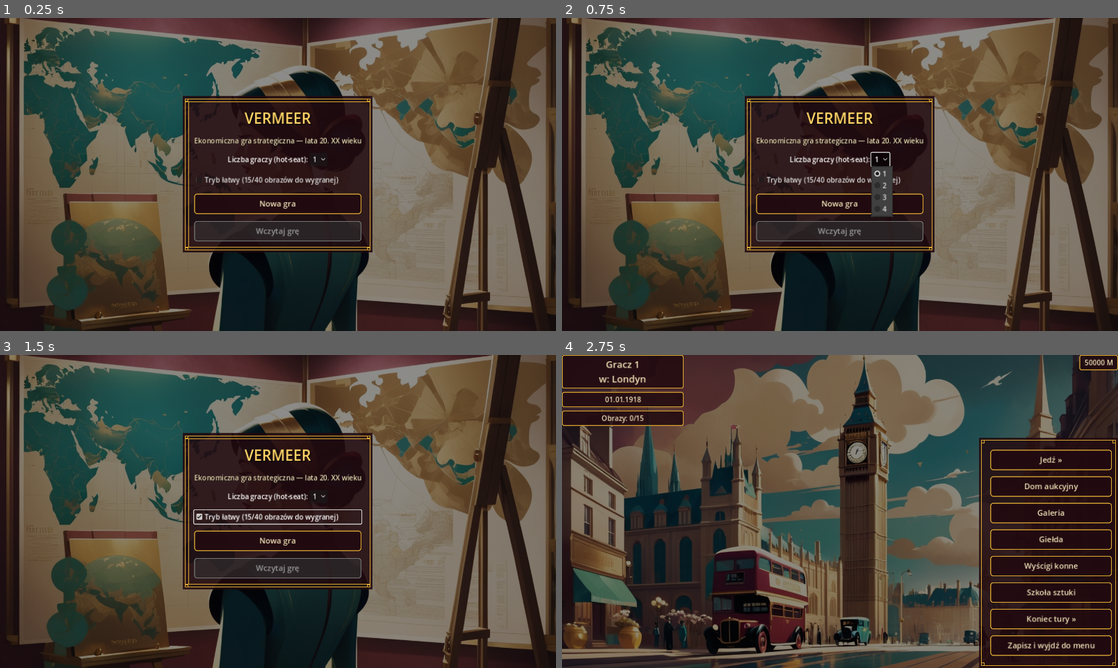
Above: before the commit, frames 1-4 (two rows, left to right).
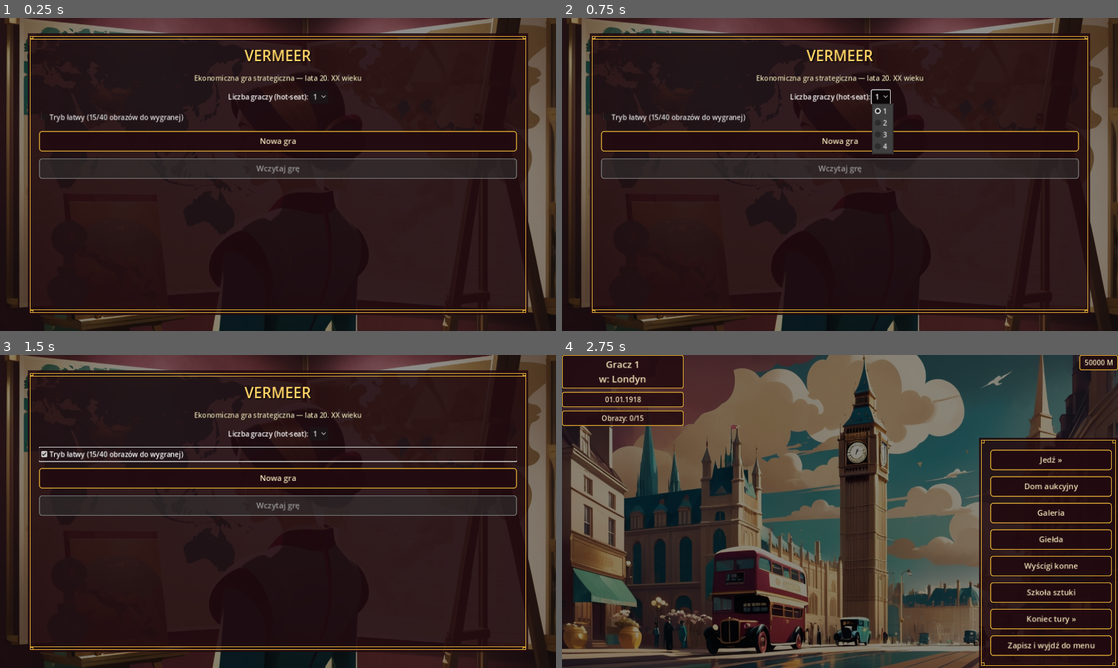
Above: after the commit, the same moments.

Repository: cinekm20/the-forger-retro-tycoon
Game: Godot game, scene res://scenes/main_menu/MainMenu.tscn
Same seed, same stepped clock (60 frames per second), same inputs: the game is played once before the commit and once after it.
Inputs:
- Up to frame 1 (0.25 s): no input
- Up to frame 2 (0.75 s): click "1" at 0.5 s
- Up to frame 3 (1.5 s): click "Tryb łatwy (15/40 obrazów do …" at 1.25 s
- Up to frame 4 (2.75 s): click "Nowa gra" at 2 s

The runs differ from the first frame. In frame 1, 56% of the frame differs, in the area x 5-95%, y 4-95%; in frame 2, 57%; in frame 3, 56%; in frame 4, nothing differs.

Commit message:
Napraw niewidoczne przyciski (Powrót) na ekranach z długą treścią
make_root()'s CenterContainer sizingował ramkę na rozmiar TREŚCI, nie
ekranu — dla ekranów z dużo treścią (Galeria z listą kategorii/rywali,
Giełda z listą spółek) ramka rosła poza widoczny obszar, więc dolne
przyciski (np. "Powrót") wypadały poza kadr, niewidoczne i nieklikalne
(zgłoszone przez użytkownika na zrzutach ekranu).

Ramka ma teraz stały rozmiar (90% ekranu, anchory 0.05..0.95), a treść
jest w ScrollContainer — jeśli mieści się w ramce, wygląda tak samo jak
wcześniej; jeśli nie, dostaje pasek przewijania zamiast wypadać poza kadr.

Diff:
--- a/game/scripts/ui/screen_helpers.gd
+++ b/game/scripts/ui/screen_helpers.gd
@@ -45,11 +45,17 @@
 ## ramce co Hub.gd/TravelMap.gd (MenuFrame) — dla spójności wizualnej na
 ## WSZYSTKICH ekranach placeholderowych (Galeria, Dom aukcyjny, Szkoła
 ## sztuki, Plantacje, Giełda, Wyścigi, Ending, MainMenu), nie tylko w menu
-## nawigacyjnym Huba. CenterContainer sam wylicza rozmiar potrzebny na
-## treść (PanelContainer wewnątrz bierze maksimum z rozmiarów swoich dzieci,
-## patrz make_root_bottom) i centruje go na całym ekranie — różne ekrany
-## mają różną ilość treści, więc ramka za każdym razem dostaje inny,
-## dopasowany rozmiar bez ręcznego liczenia.
+## nawigacyjnym Huba.
+##
+## Ramka (content) ma STAŁY rozmiar — 90% ekranu w obu wymiarach (anchory
+## 0.05..0.95), NIE rośnie z treścią. Wcześniej robił to CenterContainer
+## (rozmiar = rozmiar treści), co dla ekranów z dużo treścią (Galeria z
+## listą rywali, Giełda z listą spółek) dawało ramkę WIĘKSZĄ niż ekran —
+## dolne przyciski (np. "Powrót") wypadały poza widoczny obszar,
+## niewidoczne i nieklikalne (zgłoszone przez użytkownika na zrzucie
+## ekranu). Treść (root) jest teraz w ScrollContainer — jeśli mieści się
+## w 90% ekranu, wygląda tak samo jak wcześniej; jeśli nie, dostaje pasek
+## przewijania zamiast wypadać poza kadr.
 static func make_root(parent: Control, use_menu_frame: bool = true) -> VBoxContainer:
 	if not use_menu_frame:
 		var plain_root := VBoxContainer.new()
@@ -60,12 +66,16 @@
 		parent.add_child(plain_root)
 		return plain_root
 
-	var wrapper := CenterContainer.new()
+	var wrapper := Control.new()
 	wrapper.set_anchors_preset(Control.PRESET_FULL_RECT)
 	wrapper.mouse_filter = Control.MOUSE_FILTER_IGNORE
 	parent.add_child(wrapper)
 
 	var content := PanelContainer.new()
+	content.anchor_left = 0.05
+	content.anchor_top = 0.05
+	content.anchor_right = 0.95
+	content.anchor_bottom = 0.95
 	content.mouse_filter = Control.MOUSE_FILTER_IGNORE
 	content.add_theme_stylebox_override("panel", StyleBoxEmpty.new())
 	wrapper.add_child(content)
@@ -82,11 +92,15 @@
 	margin.add_theme_constant_override("margin_bottom", m)
 	content.add_child(margin)
 
+	var scroll := ScrollContainer.new()
+	scroll.horizontal_scroll_mode = ScrollContainer.SCROLL_MODE_DISABLED
+	margin.add_child(scroll)
+
 	var root := VBoxContainer.new()
 	root.alignment = BoxContainer.ALIGNMENT_CENTER
 	root.add_theme_constant_override("separation", 16)
-	root.mouse_filter = Control.MOUSE_FILTER_IGNORE
-	margin.add_child(root)
+	root.size_flags_horizontal = Control.SIZE_EXPAND_FILL
+	scroll.add_child(root)
 	return root
 
 ## Wąski panel przy krawędzi ekranu (stała szerokość, pełna wysokość) z
